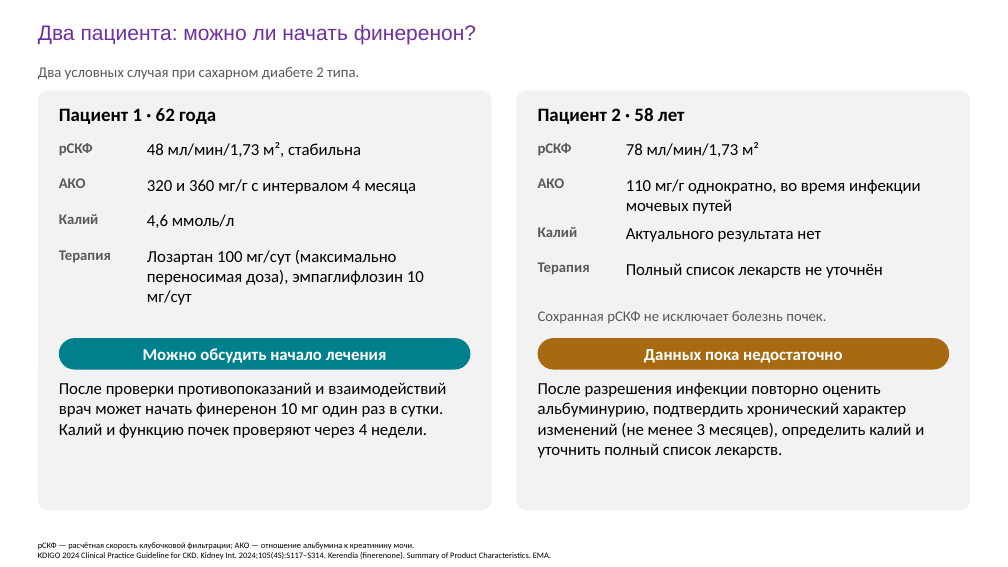
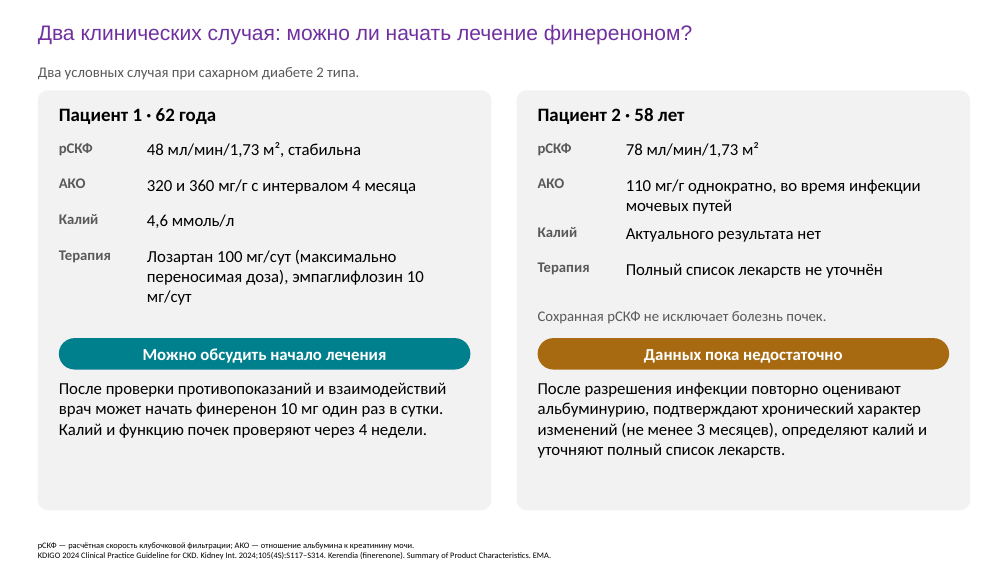
Before and after one commit to drabdulbosit1-eng/my-test-cloud, a slide deck: slide 33 of finerenone/Finerenone_Levin_reviewed.pptx. Drawn at 1008x567 pixels with LibreOffice and Linux fonts; fonts in the diff are those of the drawing. Boxes give left, top, right and bottom in pixels: in the first picture for what was removed or moved away, otherwise in the second. Text is boxed around its words. In the diff, an @@ line names an element or a change of style, - is before the commit and + after.

```diff
--- a/finerenone/Finerenone_Levin_reviewed.pptx
+++ b/finerenone/Finerenone_Levin_reviewed.pptx
@@ text at box(38, 24, 692, 44): text changed @@
-Два пациента: можно ли начать финеренон?
+Два клинических случая: можно ли начать лечение финереноном?
@@ text at box(538, 382, 927, 458): text changed @@
-После разрешения инфекции повторно оценить альбуминурию, подтвердить хронический характер изменений (не менее 3 месяцев), определить калий и уточнить полный список лекарств.
+После разрешения инфекции повторно оценивают альбуминурию, подтверждают хронический характер изменений (не менее 3 месяцев), определяют калий и уточняют полный список лекарств.
```
Also in this commit, not shown: 28 other slides changed, 1 other file.
